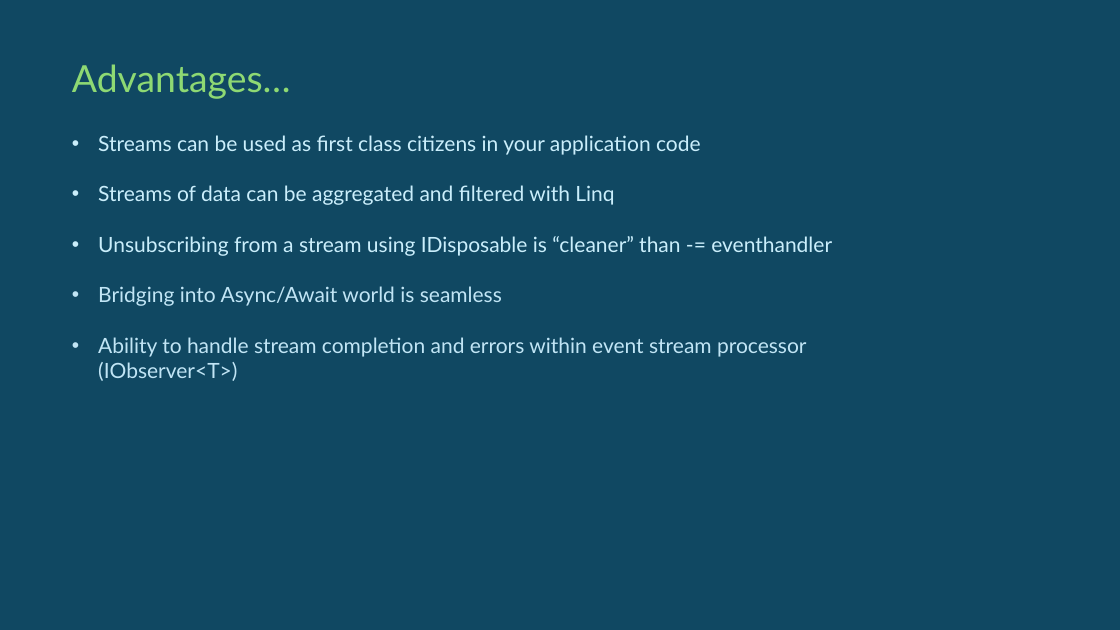
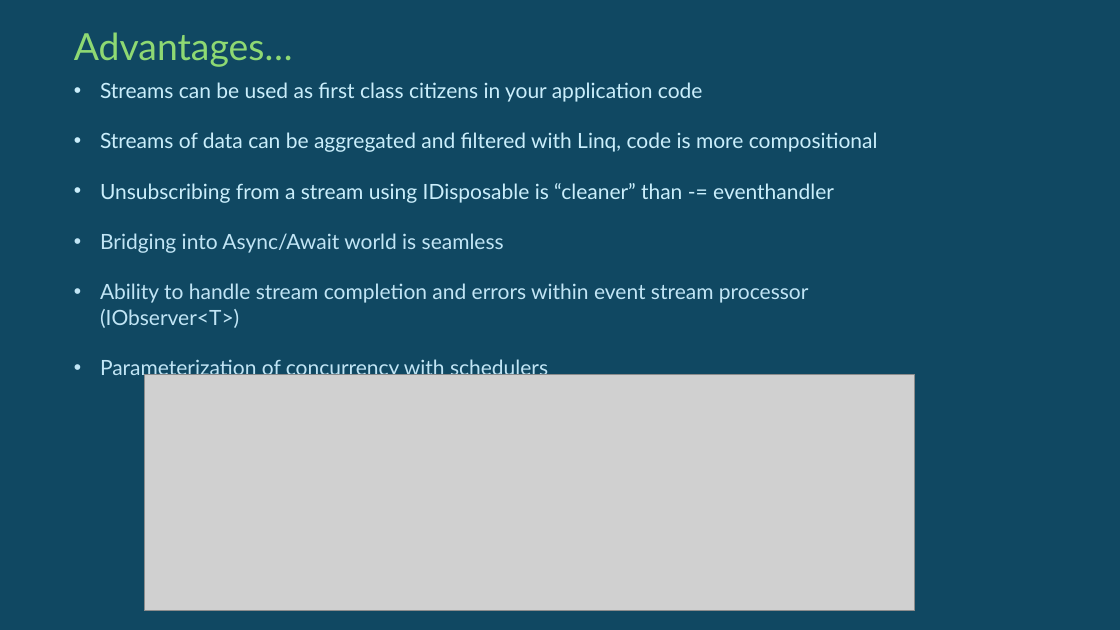
Before and after one commit to jeanhibbert/RxDemo2025, a slide deck: slide 6 of Resources/RxTalk2025.pptx (slide 7 before the commit). Drawn at 1120x630 pixels with LibreOffice and Linux fonts; fonts in the diff are those of the drawing; grey boxes stand for pictures. Boxes give left, top, right and bottom in pixels: in the first picture for what was removed or moved away, otherwise in the second. Text is boxed around its words. In the diff, an @@ line names an element or a change of style, - is before the commit and + after.

```diff
--- a/Resources/RxTalk2025.pptx
+++ b/Resources/RxTalk2025.pptx
@@ text "Advantages…": place and size @@
-text "Advantages…" at bbox=[72, 64, 291, 99]
+text "Advantages…" at bbox=[74, 32, 293, 67]
@@ text "Streams can be used as ...": place and size @@
-text "Streams can be used as ..." at bbox=[98, 135, 832, 381]
+text "Streams can be used as ..." at bbox=[100, 82, 878, 380]
@@ text at bbox=[100, 132, 878, 152]: text changed @@
-• Streams of data can be aggregated and filtered with Linq
+• Streams of data can be aggregated and filtered with Linq, code is more compositional
@@ text at bbox=[100, 357, 548, 380]: paragraph added @@
+• Parameterization of concurrency with schedulers
@@ picture added at bbox=[145, 375, 915, 611] @@
```
Also in this commit, not shown: 5 other slides changed.
